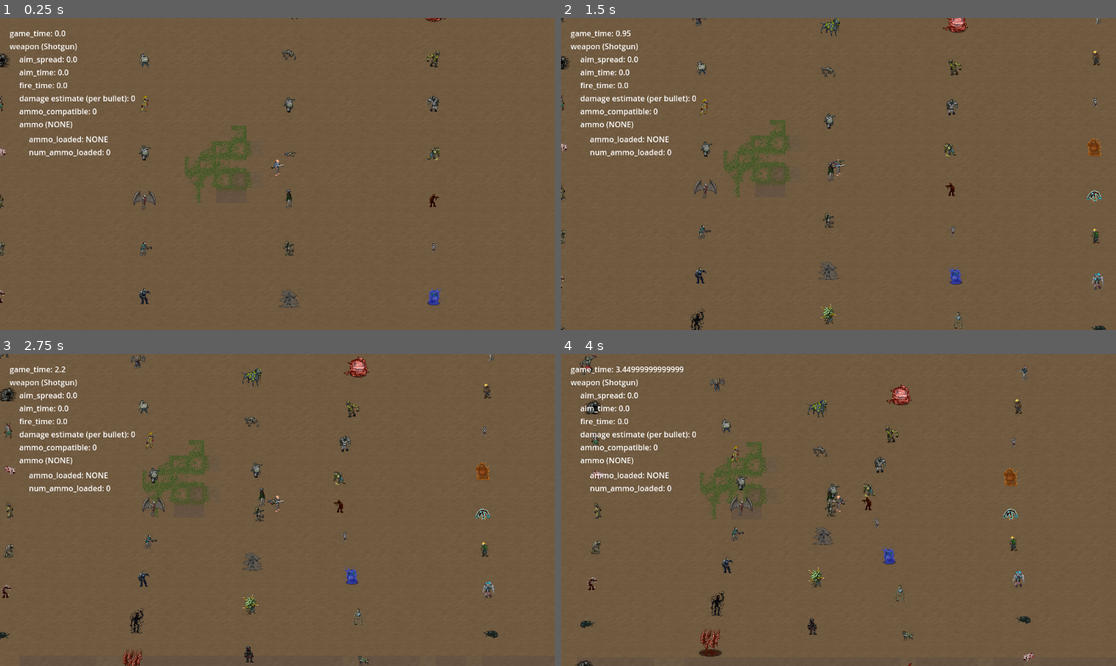
Above: before the commit, frames 1-4 (two rows, left to right).
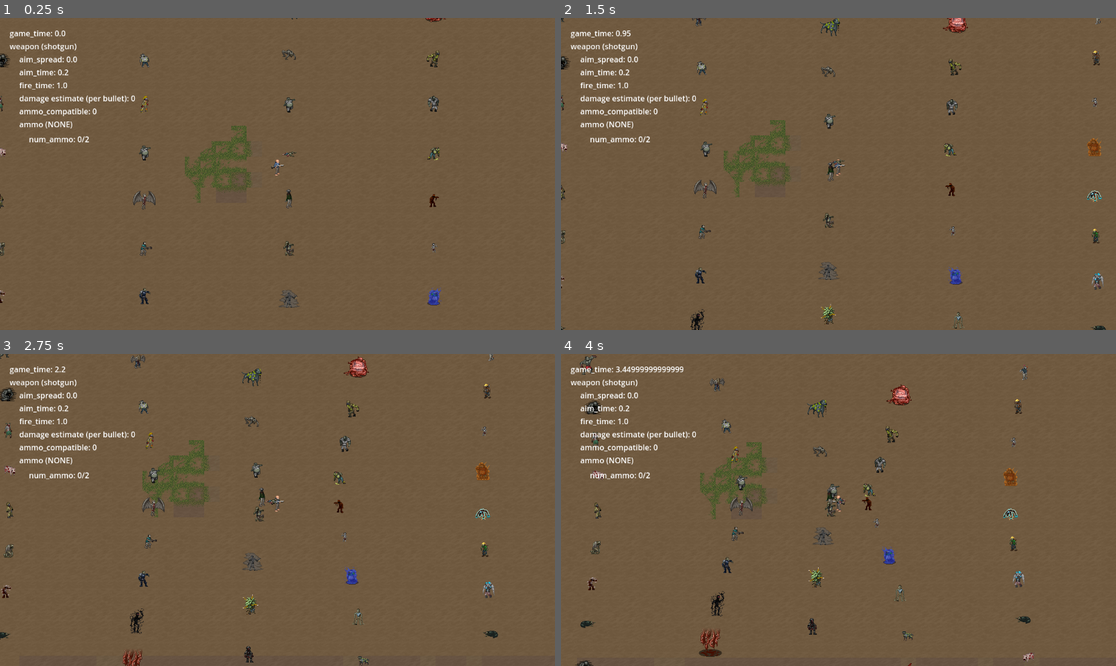
Above: after the commit, the same moments.

Repository: tegaki-tegaki/z_game
Game: Godot game, scene res://world/main.tscn
Same seed, same stepped clock (60 frames per second), same inputs: the game is played once before the commit and once after it.
Inputs (mouse positions are in pixels of both pictures, inside the frame that each line leads up to):
- Up to frame 1 (0.25 s): no input
- Up to frame 2 (1.5 s): tap Enter at 0.5 s; move the mouse to (960, 158) at 0.52 s; hold D (move_right) 0.53-1.28 s; hold Right mouse button (aim_weapon) 0.53-1.28 s; move the mouse to (727, 189) at 1.27 s; hold S (move_down) from 1.28 s (still down); click (727, 189) at 1.35 s
- Up to frame 3 (2.75 s): move the mouse to (333, 441) at 2.02 s; release S (move_down) at 2.03 s; hold D (move_right) from 2.03 s (still down); hold Right mouse button (aim_weapon) from 2.03 s (still down)
- Up to frame 4 (4 s): move the mouse to (810, 572) at 2.77 s; release D (move_right) at 2.78 s; release Right mouse button (aim_weapon) at 2.78 s; hold W (move_up) 2.78-3.53 s; click (810, 572) at 2.85 s; move the mouse to (1005, 556) at 3.52 s; hold A (move_left) from 3.53 s (still down); hold Right mouse button (aim_weapon) from 3.53 s (still down)

The runs differ from the first frame. In frame 1, 0.4% of the frame differs, in the area x 5-20%, y 8-45%; in frame 2, 0.4%; in frame 3, 0.4%; in frame 4, 0.4%.

Commit message:
load weapon and ammo as resources

Diff:
--- a/world/ammo/ammo_component.gd
+++ b/models/ammo.gd
@@ -1,5 +1,7 @@
-extends Node
-class_name AmmoComponent
+extends Resource
+class_name Ammo
+
+@export var ammo_name: String
 
 ## raw individual bullet damage.
 ## Usually 1, this is "extra damage" beyond
@@ -25,6 +27,8 @@
 enum AmmoType {SHELLS, _d902mm, _d907mm, _d457mm}
 @export var ammo_type: AmmoType
 
+@export var texture: AtlasTexture
+
 func get_inventory_data():
     return {
         "volume": cartridge_volume_cm3,
--- a/world/weapons/weapon_component.gd
+++ b/models/weapon.gd
@@ -1,5 +1,5 @@
-extends Node
-class_name WeaponComponent
+extends Resource
+class_name Weapon
 
 ## the name of the weapon
 @export var weapon_name: String
@@ -7,7 +7,9 @@
 ## raw damage from gun (before bullets)
 @export var gun_damage: float
 
-## number of ammo loaded
+## maximum number of ammo you can load
+@export var max_num_ammo: int
+## current number of ammo loaded
 @export var num_ammo: int
 
 ## mult with delta when firing (how fast the gun fires)
@@ -20,4 +22,4 @@
 ## smallest angle after aiming, aka "steadiness" (current, regular -> careful -> precise)
 @export var best_aim_spread: float
 
-@export var compatible_ammo: AmmoComponent.AmmoType
+@export var compatible_ammo: Ammo.AmmoType
--- /dev/null
+++ b/resources/ammo/00_shot.tres
@@ -0,0 +1,23 @@
+[gd_resource type="Resource" script_class="Ammo" load_steps=4 format=3 uid="uid://4jnb3ii5e0yn"]
+
+[ext_resource type="Script" uid="uid://bqnjiwvhba1oj" path="res://models/ammo.gd" id="1_rq0pq"]
+[ext_resource type="Texture2D" uid="uid://sb6a0kw03msc" path="res://images/normal.png" id="2_preh3"]
+
+[sub_resource type="AtlasTexture" id="AtlasTexture_preh3"]
+atlas = ExtResource("2_preh3")
+region = Rect2(320, 3264, 32, 32)
+
+[resource]
+script = ExtResource("1_rq0pq")
+ammo_name = "00 shot"
+bullet_extra_damage = 1.0
+num_bullets = 9
+bullet_volume_cm3 = 0.3081
+bullet_mass_kg = 0.0035
+cartridge_volume_cm3 = 20.0
+cartridge_mass_kg = 0.032
+bullet_velocity_mps = 400.0
+bullet_hardness_bhn = 0.0
+ammo_type = 0
+texture = SubResource("AtlasTexture_preh3")
+metadata/_custom_type_script = "uid://bqnjiwvhba1oj"
--- /dev/null
+++ b/resources/weapons/shotgun.tres
@@ -0,0 +1,16 @@
+[gd_resource type="Resource" script_class="Weapon" load_steps=2 format=3 uid="uid://dhgf4p0fvg625"]
+
+[ext_resource type="Script" uid="uid://ccjrxjshlop02" path="res://models/weapon.gd" id="1_v4xi8"]
+
+[resource]
+script = ExtResource("1_v4xi8")
+weapon_name = "shotgun"
+gun_damage = 1.0
+max_num_ammo = 2
+num_ammo = 0
+fire_time_coefficient = 1.0
+aim_time_coefficient = 0.2
+start_aim_spread = 1.0
+best_aim_spread = 0.2
+compatible_ammo = 0
+metadata/_custom_type_script = "uid://ccjrxjshlop02"
--- a/scripts/Utils.gd
+++ b/scripts/Utils.gd
@@ -95,13 +95,14 @@
         return config
 
 
-static func calc_damage(weapon: WeaponComponent):
-    var ammo = weapon.get_node("%ammo").get_child(0) as AmmoComponent
+static func calc_damage(rangedWeapon: RangedWeapon):
+    var weapon = rangedWeapon.weapon as Weapon
+    var ammo = rangedWeapon.ammo as Ammo
     if !ammo:
       return 0
     var bullet_extra_dmg = ammo.bullet_extra_damage
     return weapon.gun_damage * bullet_extra_dmg * kinetic_energy(ammo)
 
 
-static func kinetic_energy(ammo: AmmoComponent):
+static func kinetic_energy(ammo: Ammo):
     return 0.5 * ammo.bullet_mass_kg * (ammo.bullet_velocity_mps ** 2)
--- a/scripts/debug.gd
+++ b/scripts/debug.gd
@@ -10,27 +10,25 @@
 
 @onready var ammo_stats: Label = %ammo_stats
 @onready var ammo_compatible: Label = %ammo_compatible
-@onready var ammo_loaded: Label = %ammo_loaded
-@onready var num_ammo_loaded: Label = %num_ammo_loaded
+@onready var num_ammo: Label = %num_ammo
 @onready var ammo_texture: TextureRect = %ammo_texture
 
 # Called every frame. 'delta' is the elapsed time since the previous frame.
 func _process(delta: float) -> void:
-  var weapon = %player.get_node("%wield").get_child(0) as WeaponComponent
-  var ammo = weapon.get_node("%ammo").get_child(0) as AmmoComponent
+  var wielded = %player.get_node("%wield").get_child(0) as RangedWeapon
+  var weapon = wielded.weapon as Weapon
+  var ammo = wielded.ammo as Ammo
   game_time.text = "game_time: " + str(T.game_time)
   weapon_stats.text = "weapon (" + weapon.weapon_name + ")"
   aim_spread.text = "aim_spread: " + str(%player.aim_spread)
   aim_time.text = "aim_time: " + str(weapon.aim_time_coefficient)
   fire_time.text = "fire_time: " + str(weapon.fire_time_coefficient)
   ammo_compatible.text = "ammo_compatible: " + str(weapon.compatible_ammo)
-  damage.text = "damage estimate (per bullet): " + str(Utils.calc_damage(weapon))
+  damage.text = "damage estimate (per bullet): " + str(Utils.calc_damage(wielded))
 
   if ammo:
-    ammo_texture.texture = ammo.get_node("%sprite").texture
-    ammo_stats.text = "ammo (" + ammo.name + ")"
-    ammo_loaded.text = "ammo_loaded: " + str(ammo.name)
+    ammo_texture.texture = ammo.texture
+    ammo_stats.text = "ammo (" + ammo.ammo_name + ")"
   else:
     ammo_stats.text = "ammo (NONE)"
-    ammo_loaded.text = "ammo_loaded: NONE"
-  num_ammo_loaded.text = "num_ammo_loaded: " + str(weapon.num_ammo)
+  num_ammo.text = "num_ammo: " + str(weapon.num_ammo) + "/" + str(weapon.max_num_ammo)
--- a/world/ammo/00_shot.tscn
+++ /dev/null
@@ -1,22 +0,0 @@
-[gd_scene load_steps=3 format=3 uid="uid://ckdnv82ti4nnv"]
-
-[ext_resource type="Script" uid="uid://dgkr0dvefoffl" path="res://world/ammo/ammo_component.gd" id="1_44eqh"]
-[ext_resource type="Texture2D" uid="uid://sb6a0kw03msc" path="res://images/normal.png" id="2_jkfie"]
-
-[node name="00 Shot" type="Node2D"]
-script = ExtResource("1_44eqh")
-bullet_extra_damage = 1.0
-num_bullets = 9
-bullet_volume_cm3 = 0.3081
-bullet_mass_kg = 0.0035
-cartridge_volume_cm3 = 20.0
-cartridge_mass_kg = 0.032
-bullet_velocity_mps = 400.0
-
-[node name="sprite" type="Sprite2D" parent="."]
-unique_name_in_owner = true
-texture_filter = 1
-texture = ExtResource("2_jkfie")
-hframes = 16
-vframes = 445
-frame = 1642
--- a/world/characters/player.gd
+++ b/world/characters/player.gd
@@ -68,7 +68,8 @@
 func handle_aim(delta):
     var attempt_aim = Input.is_action_pressed("aim_weapon")
     if attempt_aim:
-        var weapon = %wield.get_child(0) as WeaponComponent
+        var wielded = %wield.get_child(0) as RangedWeapon
+        var weapon = wielded.weapon
         act(delta, PlayerState.ActionType.AIM)
 
         if !is_aiming:
@@ -91,8 +92,9 @@
         disable_act(0.2)
         act(delta, PlayerState.ActionType.FIRE)
 
-        var weapon = %wield.get_child(0) as WeaponComponent
-        var ammo = weapon.get_node("%ammo").get_child(0) as AmmoComponent
+        var wielded = %wield.get_child(0) as RangedWeapon
+        var weapon = wielded.weapon as Weapon
+        var ammo = wielded.ammo as Ammo
 
         if ammo && weapon.num_ammo:
           weapon.num_ammo -= 1
@@ -112,14 +114,11 @@
     if attempt_reload:
         disable_act(2)
         act(delta, PlayerState.ActionType.RELOAD)
+        var wielded = %wield.get_child(0) as RangedWeapon
+        var weapon = wielded.weapon as Weapon
 
-        var weapon = %wield.get_child(0) as WeaponComponent
-        # var ammo = weapon.get_node("%ammo").get_child(0) as AmmoComponent
-        var ammo_node = weapon.get_node("%ammo")
-
-        const _00_SHOT = preload("res://world/ammo/00_shot.tscn")
-        var ammo = _00_SHOT.instantiate()
-        ammo_node.add_child(ammo)
+        const _00_SHOT = preload("res://resources/ammo/00_shot.tres")
+        wielded.ammo = _00_SHOT
         weapon.num_ammo = 2
 
         return true
--- a/world/characters/player.tscn
+++ b/world/characters/player.tscn
@@ -1,8 +1,10 @@
-[gd_scene load_steps=5 format=3 uid="uid://cpm2jjq2n7wes"]
+[gd_scene load_steps=7 format=3 uid="uid://cpm2jjq2n7wes"]
 
 [ext_resource type="Script" uid="uid://cxp6dtrytels2" path="res://world/characters/player.gd" id="1_dnjla"]
 [ext_resource type="Texture2D" uid="uid://bbci3y6ls612o" path="res://images/human_body.png" id="2_3eadt"]
-[ext_resource type="PackedScene" uid="uid://ktygege6rugy" path="res://world/weapons/shotgun.tscn" id="3_tory2"]
+[ext_resource type="PackedScene" uid="uid://ktygege6rugy" path="res://world/weapons/ranged_weapon.tscn" id="3_tory2"]
+[ext_resource type="Script" uid="uid://cms5a8w8pmmcd" path="res://world/weapons/ranged_weapon.gd" id="4_dd2yi"]
+[ext_resource type="Resource" uid="uid://dhgf4p0fvg625" path="res://resources/weapons/shotgun.tres" id="5_jj1hj"]
 
 [sub_resource type="CircleShape2D" id="CircleShape2D_3eadt"]
 radius = 7.0
@@ -46,7 +48,9 @@
 unique_name_in_owner = true
 position = Vector2(0, -15)
 
-[node name="shotgun" parent="wield" instance=ExtResource("3_tory2")]
+[node name="ranged_weapon" parent="wield" instance=ExtResource("3_tory2")]
+script = ExtResource("4_dd2yi")
+weapon = ExtResource("5_jj1hj")
 
 [node name="aim_marker" type="Node2D" parent="."]
 unique_name_in_owner = true
--- a/world/main.tscn
+++ b/world/main.tscn
@@ -80,7 +80,7 @@
 [node name="ammo_stats" type="Label" parent="CanvasLayer/MarginContainer/debug/MarginContainer/indent"]
 unique_name_in_owner = true
 layout_mode = 2
-text = "weapon (shotgun)"
+text = "ammo (NONE): "
 
 [node name="MarginContainer" type="MarginContainer" parent="CanvasLayer/MarginContainer/debug/MarginContainer/indent"]
 layout_mode = 2
@@ -93,13 +93,9 @@
 [node name="ammo_texture" type="TextureRect" parent="CanvasLayer/MarginContainer/debug/MarginContainer/indent/MarginContainer/indent"]
 unique_name_in_owner = true
 layout_mode = 2
+stretch_mode = 2
 
-[node name="ammo_loaded" type="Label" parent="CanvasLayer/MarginContainer/debug/MarginContainer/indent/MarginContainer/indent"]
+[node name="num_ammo" type="Label" parent="CanvasLayer/MarginContainer/debug/MarginContainer/indent/MarginContainer/indent"]
 unique_name_in_owner = true
 layout_mode = 2
-text = "loaded:"
-
-[node name="num_ammo_loaded" type="Label" parent="CanvasLayer/MarginContainer/debug/MarginContainer/indent/MarginContainer/indent"]
-unique_name_in_owner = true
-layout_mode = 2
-text = "num_ammo_loaded:"
+text = "num_ammo:"
--- /dev/null
+++ b/world/weapons/ranged_weapon.gd
@@ -0,0 +1,9 @@
+class_name RangedWeapon
+extends Node2D
+
+@export var weapon: Weapon
+@export var ammo: Ammo
+
+func _init():
+  # set sprites here?
+  pass
--- /dev/null
+++ b/world/weapons/ranged_weapon.tscn
@@ -0,0 +1,23 @@
+[gd_scene load_steps=3 format=3 uid="uid://ktygege6rugy"]
+
+[ext_resource type="Texture2D" uid="uid://bbci3y6ls612o" path="res://images/human_body.png" id="2_bhtub"]
+[ext_resource type="Texture2D" uid="uid://sb6a0kw03msc" path="res://images/normal.png" id="3_cxxrw"]
+
+[node name="ranged_weapon" type="Node2D"]
+
+[node name="sprite" type="Sprite2D" parent="."]
+unique_name_in_owner = true
+texture_filter = 1
+texture = ExtResource("2_bhtub")
+hframes = 16
+vframes = 167
+frame = 607
+
+[node name="sprite_world" type="Sprite2D" parent="."]
+unique_name_in_owner = true
+visible = false
+texture_filter = 1
+texture = ExtResource("3_cxxrw")
+hframes = 16
+vframes = 445
+frame = 1687
--- a/world/weapons/shotgun.tscn
+++ /dev/null
@@ -1,30 +0,0 @@
-[gd_scene load_steps=4 format=3 uid="uid://ktygege6rugy"]
-
-[ext_resource type="Script" uid="uid://ccjrxjshlop02" path="res://world/weapons/weapon_component.gd" id="1_byptj"]
-[ext_resource type="Texture2D" uid="uid://bbci3y6ls612o" path="res://images/human_body.png" id="2_ajl80"]
-[ext_resource type="Texture2D" uid="uid://sb6a0kw03msc" path="res://images/normal.png" id="3_ajl80"]
-
-[node name="shotgun" type="Node2D"]
-script = ExtResource("1_byptj")
-weapon_name = "Shotgun"
-gun_damage = 1.0
-
-[node name="sprite" type="Sprite2D" parent="."]
-unique_name_in_owner = true
-texture_filter = 1
-texture = ExtResource("2_ajl80")
-hframes = 16
-vframes = 167
-frame = 607
-
-[node name="sprite_world" type="Sprite2D" parent="."]
-unique_name_in_owner = true
-visible = false
-texture_filter = 1
-texture = ExtResource("3_ajl80")
-hframes = 16
-vframes = 445
-frame = 1687
-
-[node name="ammo" type="Node2D" parent="."]
-unique_name_in_owner = true
Not shown, added: models/ammo.gd.uid
Renamed: world/weapons/weapon_component.gd.uid -> models/weapon.gd.uid
Not shown, removed: world/ammo/ammo_component.gd.uid
Not shown, added: world/weapons/ranged_weapon.gd.uid
